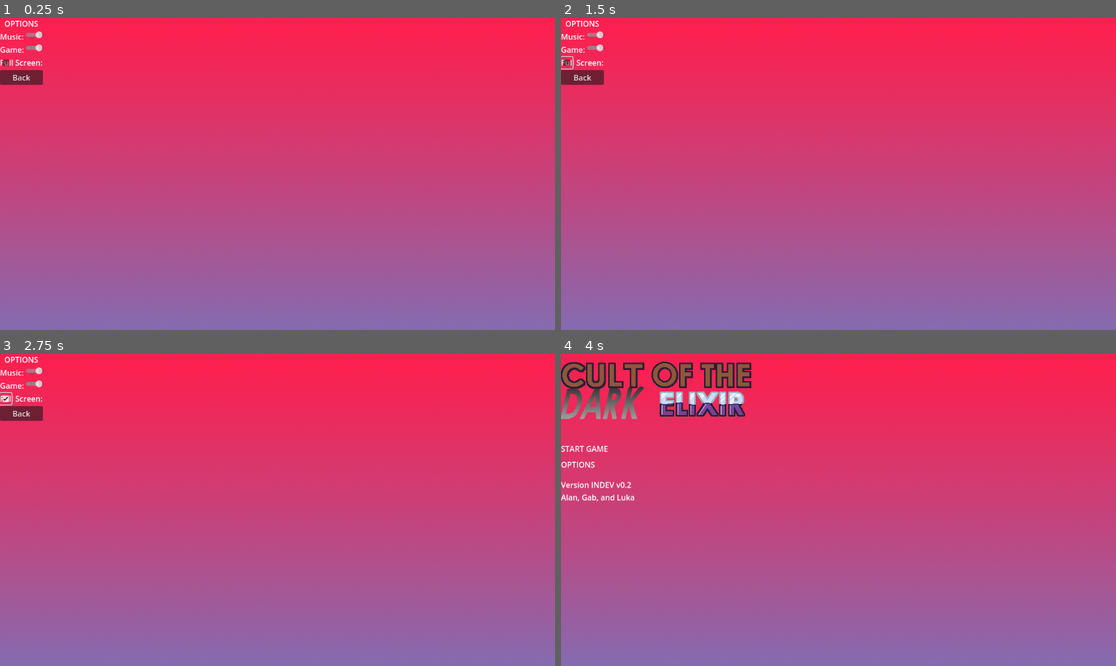
Above: before the commit, frames 1-4 (two rows, left to right).
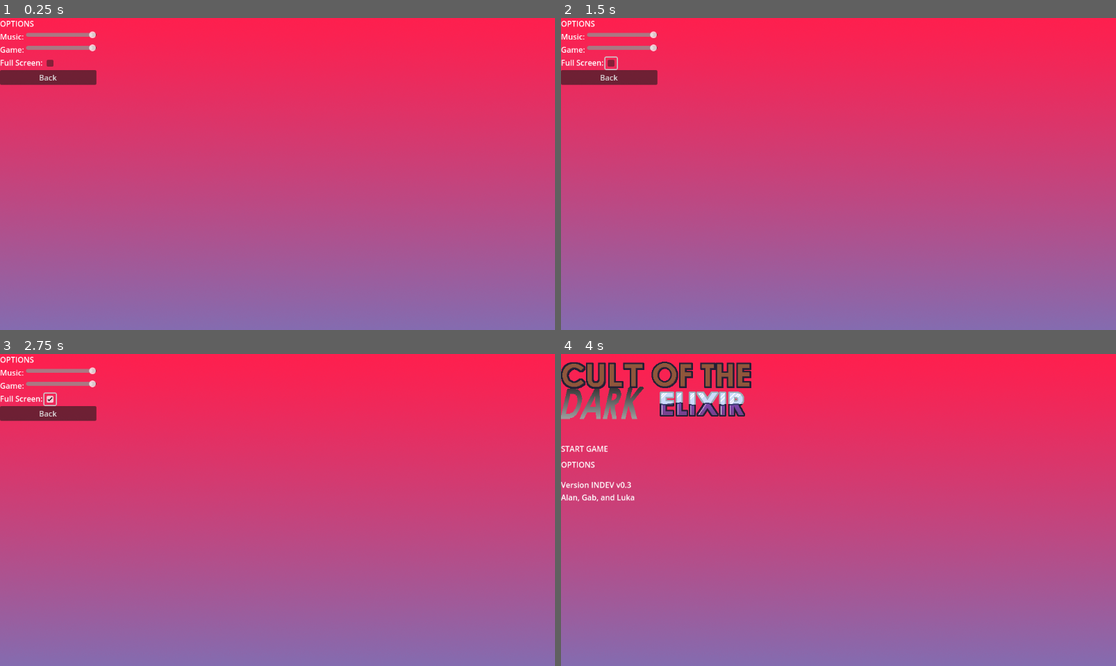
Above: after the commit, the same moments.

Repository: ggkkaa/Pirate-Jam
Game: Godot game, scene res://Menu/Options.tscn
Two runs of this game, one before a commit and one after it. Both use one fixed random seed, a clock stepped at 60 frames per second and the inputs below. This scene is started directly instead of the project's main scene.
Inputs (mouse positions are in pixels of both pictures, inside the frame that each line leads up to; where the layout moved, square brackets give the same spot in the first picture):
- Up to frame 1 (0.25 s): no input
- Up to frame 2 (1.5 s): click (610, 64) [566, 61] at 0.5 s; click (610, 64) [566, 61] at 1.25 s
- Up to frame 3 (2.75 s): click (49, 400) [5, 397] at 2 s
- Up to frame 4 (4 s): click "Back" at 2.75 s; click "Start game" at 3.5 s

The runs differ from the first frame. In frame 1, 1.0% of the frame differs, in the area x 0-18%, y 0-22%; in frame 2, 1.0%; in frame 3, 1.0%; in frame 4, less than 0.1%.

Commit message:
Make the options work and add audio

Diff:
--- a/Menu/Main Menu.tscn
+++ b/Menu/Main Menu.tscn
@@ -6,6 +6,7 @@
 [ext_resource type="PackedScene" path="res://Menu/Buttons/OptionsButton.tscn" id="4"]
 [ext_resource type="PackedScene" path="res://fade_in/FadeIn.tscn" id="6"]
 [ext_resource type="Script" path="res://Menu/title_screen.gd" id="8"]
+[ext_resource type="AudioStream" uid="uid://fmgjxg4budqr" path="res://Assets/Music/Title.wav" id="8_8klbo"]
 [ext_resource type="PackedScene" path="res://Menu/UISound.tscn" id="9"]
 
 [sub_resource type="StyleBoxEmpty" id="StyleBoxEmpty_wbh4d"]
@@ -66,7 +67,7 @@
 layout_mode = 2
 size_flags_horizontal = 3
 size_flags_vertical = 3
-text = "Version INDEV v0.2
+text = "Version INDEV v0.3
 Alan, Gab, and Luka"
 
 [node name="FadeIn" parent="." instance=ExtResource("6")]
@@ -77,4 +78,10 @@
 
 [node name="UISound" parent="." instance=ExtResource("9")]
 
+[node name="MusicPlayer" type="AudioStreamPlayer2D" parent="."]
+position = Vector2(1, 2)
+stream = ExtResource("8_8klbo")
+autoplay = true
+bus = &"Music"
+
 [connection signal="fade_finished" from="FadeIn" to="." method="_on_FadeIn_fade_finished"]
--- a/Menu/Options.gd
+++ b/Menu/Options.gd
@@ -1,4 +1,10 @@
 extends Control
+
+@onready var music_slider = get_node("VBoxContainer/HBoxContainer1/Music_Slider")
+@onready var game_slider = get_node("VBoxContainer/HBoxContainer2/Game_Slider")
+@onready var fullscreen_checkbox = get_node("VBoxContainer/HBoxContainer3/FullScreen/CheckBox")
+
+const CONFIG_PATH = "user://settings.cfg"
 
 func _on_Button_pressed():
 	$UISound.play()
@@ -7,17 +13,15 @@
 
 func _on_CheckBox_pressed():
 	$UISound.play()
-	if DisplayServer.window_get_mode() == DisplayServer.WINDOW_MODE_FULLSCREEN:
-		DisplayServer.window_set_mode(DisplayServer.WINDOW_MODE_WINDOWED)
-	else:
-		DisplayServer.window_set_mode(DisplayServer.WINDOW_MODE_FULLSCREEN)
+	DisplayServer.window_set_mode(DisplayServer.WINDOW_MODE_FULLSCREEN if DisplayServer.window_get_mode() != DisplayServer.WINDOW_MODE_FULLSCREEN else DisplayServer.WINDOW_MODE_WINDOWED)
+	save_settings()
 
 func _on_FadeIn_fade_finished():
-# warning-ignore:return_value_discarded
 	get_tree().change_scene_to_file("res://Menu/Main Menu.tscn")
 
 func _ready():
 	set_process(true)
+	load_settings()
 
 func _process(_delta):
 	if Input.is_action_pressed("key_exit"):
@@ -25,15 +29,49 @@
 		$FadeIn.fade_in()
 
 func _on_Music_Slider_value_changed(value):
-	AudioServer.set_bus_volume_db(1, lerp(AudioServer.get_bus_volume_db(1), value, 0.5))
+	var music_bus_index = AudioServer.get_bus_index("Music")
+	AudioServer.set_bus_volume_db(music_bus_index, value)  # Update the music bus volume
 	if value == -30:
-		AudioServer.set_bus_mute(1, true)
+		AudioServer.set_bus_mute(music_bus_index, true)  # Mute the music bus
 	else:
-		AudioServer.set_bus_mute(1, false)
+		AudioServer.set_bus_mute(music_bus_index, false)  # Unmute the music bus
+	save_settings()
 
 func _on_Game_Slider_value_changed(value):
-	AudioServer.set_bus_volume_db(2, lerp(AudioServer.get_bus_volume_db(2), value, 0.5))
+	var sfx_bus_index = AudioServer.get_bus_index("SFX")
+	AudioServer.set_bus_volume_db(sfx_bus_index, value)  # Update the SFX bus volume
 	if value == -30:
-		AudioServer.set_bus_mute(2, true)
+		AudioServer.set_bus_mute(sfx_bus_index, true)  # Mute the SFX bus
 	else:
-		AudioServer.set_bus_mute(2, false)
+		AudioServer.set_bus_mute(sfx_bus_index, false)  # Unmute the SFX bus
+	save_settings()
+
+func save_settings():
+	var config = ConfigFile.new()
+	config.set_value("audio", "music_volume", music_slider.value)
+	config.set_value("audio", "sfx_volume", game_slider.value)
+	config.set_value("video", "fullscreen", fullscreen_checkbox.button_pressed)
+	config.save(CONFIG_PATH)
+
+func load_settings():
+	var config = ConfigFile.new()
+	if config.load(CONFIG_PATH) == OK:
+		var music_volume = config.get_value("audio", "music_volume", 0)
+		var sfx_volume = config.get_value("audio", "sfx_volume", 0)
+		music_slider.value = music_volume
+		game_slider.value = sfx_volume
+
+		# Load and set fullscreen checkbox state
+		var is_fullscreen = config.get_value("video", "fullscreen", false)  # Default to false if not found
+		fullscreen_checkbox.button_pressed = is_fullscreen
+
+		# Apply audio settings (as in your original code)
+		var music_bus_index = AudioServer.get_bus_index("Music")
+		AudioServer.set_bus_volume_db(music_bus_index, music_volume)
+		AudioServer.set_bus_mute(music_bus_index, music_volume == -30)
+		var sfx_bus_index = AudioServer.get_bus_index("SFX")
+		AudioServer.set_bus_volume_db(sfx_bus_index, sfx_volume)
+		AudioServer.set_bus_mute(sfx_bus_index, sfx_volume == -30)
+
+		# Apply fullscreen setting
+		DisplayServer.window_set_mode(DisplayServer.WINDOW_MODE_FULLSCREEN if is_fullscreen else DisplayServer.WINDOW_MODE_WINDOWED)
--- a/Menu/Options.tscn
+++ b/Menu/Options.tscn
@@ -1,150 +1,85 @@
-[gd_scene load_steps=10 format=2]
+[gd_scene load_steps=5 format=3 uid="uid://cn7dse3o4pe8v"]
 
-[ext_resource path="res://Menu/Main Menu.tres" type="DynamicFont" id=1]
-[ext_resource path="res://Menu/Options.gd" type="Script" id=2]
-[ext_resource path="res://Menu/ARIAL.TTF" type="DynamicFontData" id=3]
-[ext_resource path="res://Menu/background.png" type="Texture" id=4]
-[ext_resource path="res://fade_in/FadeIn.tscn" type="PackedScene" id=5]
-[ext_resource path="res://Menu/UISound.tscn" type="PackedScene" id=6]
-
-[sub_resource type="DynamicFont" id=1]
-size = 32
-font_data = ExtResource( 3 )
-
-[sub_resource type="DynamicFont" id=2]
-size = 32
-font_data = ExtResource( 3 )
-
-[sub_resource type="DynamicFont" id=3]
-size = 32
-font_data = ExtResource( 3 )
+[ext_resource type="Script" path="res://Menu/Options.gd" id="2"]
+[ext_resource type="Texture2D" uid="uid://deupds7iqd2ep" path="res://Menu/background.png" id="4"]
+[ext_resource type="PackedScene" path="res://fade_in/FadeIn.tscn" id="5"]
+[ext_resource type="PackedScene" path="res://Menu/UISound.tscn" id="6"]
 
 [node name="Options" type="Control"]
+layout_mode = 3
+anchors_preset = 15
 anchor_right = 1.0
 anchor_bottom = 1.0
-script = ExtResource( 2 )
-__meta__ = {
-"_edit_use_anchors_": false
-}
+script = ExtResource("2")
 
-[node name="background" type="Sprite" parent="."]
-position = Vector2( 960, 540 )
-texture = ExtResource( 4 )
+[node name="background" type="Sprite2D" parent="."]
+position = Vector2(960, 540)
+texture = ExtResource("4")
 
 [node name="VBoxContainer" type="VBoxContainer" parent="."]
-margin_left = 852.0
-margin_top = 420.0
-margin_right = 1152.0
-margin_bottom = 720.0
+layout_mode = 0
+offset_right = 200.0
+offset_bottom = 139.0
 size_flags_horizontal = 0
 size_flags_vertical = 0
 alignment = 1
-__meta__ = {
-"_edit_use_anchors_": false
-}
 
 [node name="Title" type="Label" parent="VBoxContainer"]
-margin_top = 30.0
-margin_right = 300.0
-margin_bottom = 85.0
-custom_fonts/font = ExtResource( 1 )
-custom_colors/font_color_shadow = Color( 0.00784314, 0.0235294, 1, 1 )
-custom_constants/shadow_offset_x = 0
-custom_constants/shadow_offset_y = 4
+layout_mode = 2
 text = "Options"
-align = 1
-valign = 1
 uppercase = true
 
 [node name="HBoxContainer1" type="HBoxContainer" parent="VBoxContainer"]
-margin_top = 89.0
-margin_right = 300.0
-margin_bottom = 125.0
+layout_mode = 2
 
 [node name="Music Sound" type="Label" parent="VBoxContainer/HBoxContainer1"]
-margin_right = 93.0
-margin_bottom = 36.0
-custom_fonts/font = SubResource( 1 )
+layout_mode = 2
 text = "Music:"
 
 [node name="Music_Slider" type="HSlider" parent="VBoxContainer/HBoxContainer1"]
-margin_left = 97.0
-margin_right = 300.0
-margin_bottom = 16.0
+layout_mode = 2
 size_flags_horizontal = 3
 min_value = -30.0
 max_value = 0.0
-__meta__ = {
-"_edit_use_anchors_": false
-}
 
 [node name="HBoxContainer2" type="HBoxContainer" parent="VBoxContainer"]
-margin_top = 129.0
-margin_right = 300.0
-margin_bottom = 165.0
+layout_mode = 2
 alignment = 1
-__meta__ = {
-"_edit_use_anchors_": false
-}
 
 [node name="Game Sound" type="Label" parent="VBoxContainer/HBoxContainer2"]
-margin_right = 97.0
-margin_bottom = 36.0
-custom_fonts/font = SubResource( 2 )
+layout_mode = 2
 text = "Game:"
-__meta__ = {
-"_edit_use_anchors_": false
-}
 
 [node name="Game_Slider" type="HSlider" parent="VBoxContainer/HBoxContainer2"]
-margin_left = 101.0
-margin_right = 300.0
-margin_bottom = 16.0
+layout_mode = 2
 size_flags_horizontal = 3
 min_value = -30.0
 max_value = 0.0
-__meta__ = {
-"_edit_use_anchors_": false
-}
 
 [node name="HBoxContainer3" type="HBoxContainer" parent="VBoxContainer"]
-margin_top = 169.0
-margin_right = 300.0
-margin_bottom = 205.0
+layout_mode = 2
 
 [node name="FullScreen" type="Label" parent="VBoxContainer/HBoxContainer3"]
-margin_right = 172.0
-margin_bottom = 36.0
+layout_mode = 2
 size_flags_vertical = 1
-custom_fonts/font = SubResource( 3 )
 text = "Full Screen:"
-__meta__ = {
-"_edit_use_anchors_": false
-}
 
 [node name="CheckBox" type="CheckBox" parent="VBoxContainer/HBoxContainer3/FullScreen"]
-margin_left = 179.27
-margin_top = 7.0
-margin_right = 203.27
-margin_bottom = 31.9597
-__meta__ = {
-"_edit_use_anchors_": false
-}
+layout_mode = 0
+offset_left = 92.0
+offset_top = 1.0
+offset_right = 116.0
+offset_bottom = 25.0
 
 [node name="Button" type="Button" parent="VBoxContainer"]
-margin_top = 209.0
-margin_right = 300.0
-margin_bottom = 270.0
-custom_fonts/font = ExtResource( 1 )
+layout_mode = 2
 text = "Back"
-__meta__ = {
-"_edit_use_anchors_": false
-}
 
-[node name="FadeIn" parent="." instance=ExtResource( 5 )]
+[node name="FadeIn" parent="." instance=ExtResource("5")]
 visible = false
+layout_mode = 0
 
-[node name="UISound" parent="." instance=ExtResource( 6 )]
+[node name="UISound" parent="." instance=ExtResource("6")]
 
 [connection signal="value_changed" from="VBoxContainer/HBoxContainer1/Music_Slider" to="." method="_on_Music_Slider_value_changed"]
 [connection signal="value_changed" from="VBoxContainer/HBoxContainer2/Game_Slider" to="." method="_on_Game_Slider_value_changed"]
--- a/Menu/title_screen.gd
+++ b/Menu/title_screen.gd
@@ -1,6 +1,7 @@
 extends Control
 
 var scene_path_to_load
+@onready var audio_player = $AudioStreamPlayer
 
 func _on_Button_pressed(scene_to_load):
 	scene_path_to_load = scene_to_load
Not shown: 1 places in Menu/Main Menu.tscn that only renumber resources
Not shown, changed: export_presets.cfg
